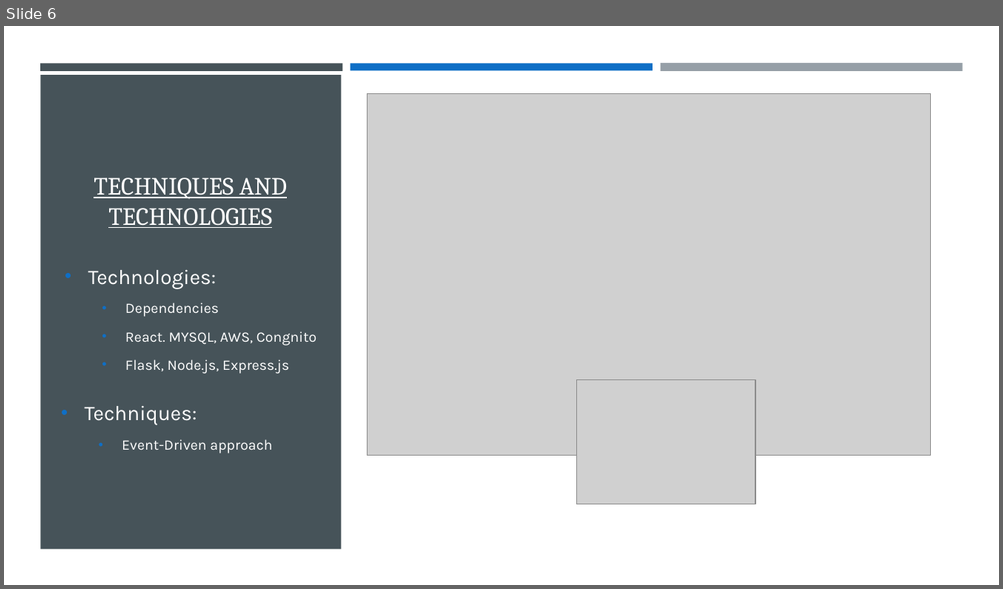
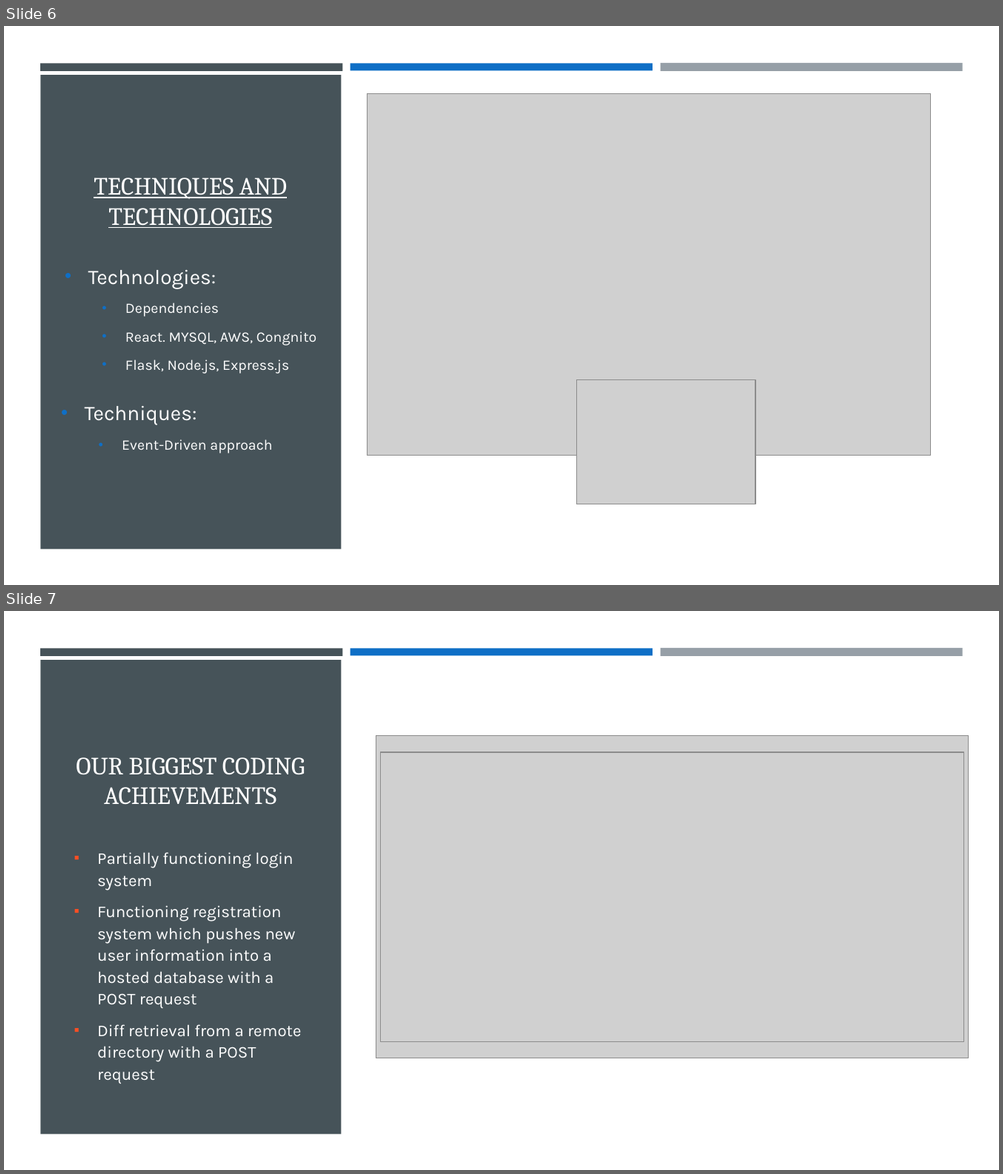
Before and after one commit to Yackul/work, a slide deck: docs/CodeReview_FinalPresentation.pptx. Shown one above the other, each under a label of ours: slide 6 before the commit, slides 6 and 7 after it. The pictures are 1003x589 and 1003x1174 pixels, drawn with LibreOffice and Linux fonts; fonts in the diff are those of the drawing; grey boxes stand for pictures. Boxes give left, top, right and bottom in pixels: in the first picture for what was removed or moved away, otherwise in the second. Text is boxed around its words. In the diff, an @@ line names an element or a change of style, - is before the commit and + after.

Commit message:
Updated presentation

```diff
--- a/docs/CodeReview_FinalPresentation.pptx
+++ b/docs/CodeReview_FinalPresentation.pptx
@@ slide 7 added at (x1=4, y1=611, x2=999, y2=1170), background #FFFFFF; not listed: 4 template elements that a slide beside it also shows @@
@@ picture added at (x1=375, y1=735, x2=968, y2=1059) @@
@@ title added at (x1=76, y1=758, x2=304, y2=804), 24 pt, text #FFFFFF @@
+OUR BIGGEST CODING ACHIEVEMENTS
@@ picture added at (x1=381, y1=753, x2=964, y2=1042) @@
@@ text added at (x1=97, y1=852, x2=301, y2=1085), 16 pt, text #FFFFFF @@
+▪ Partially functioning login system
+▪ Functioning registration system which pushes new user information into a hosted database with a POST request
+▪ Diff retrieval from a remote directory with a POST request
```
Also in this commit, not shown: 1 other slide added.
